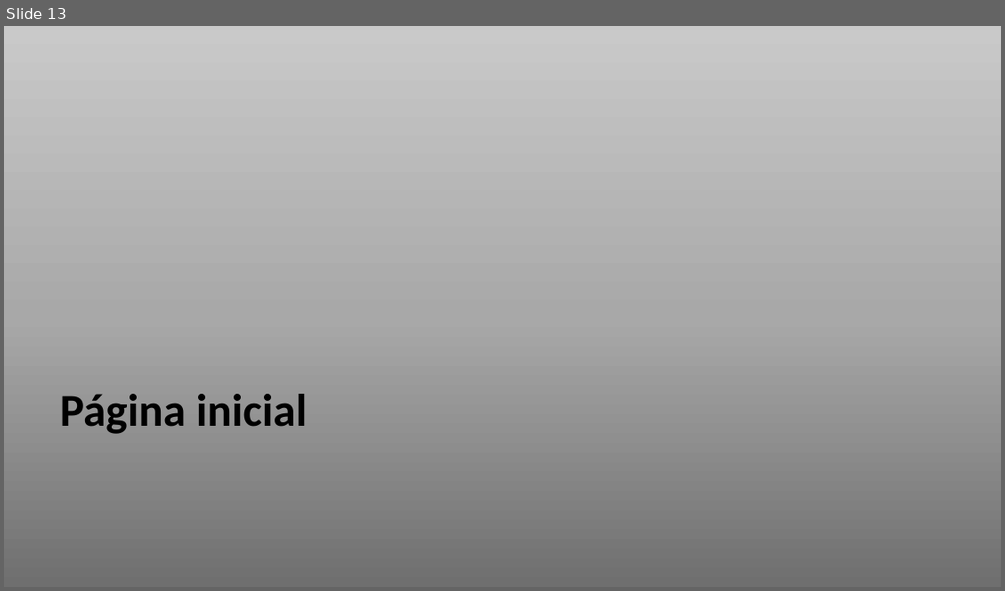
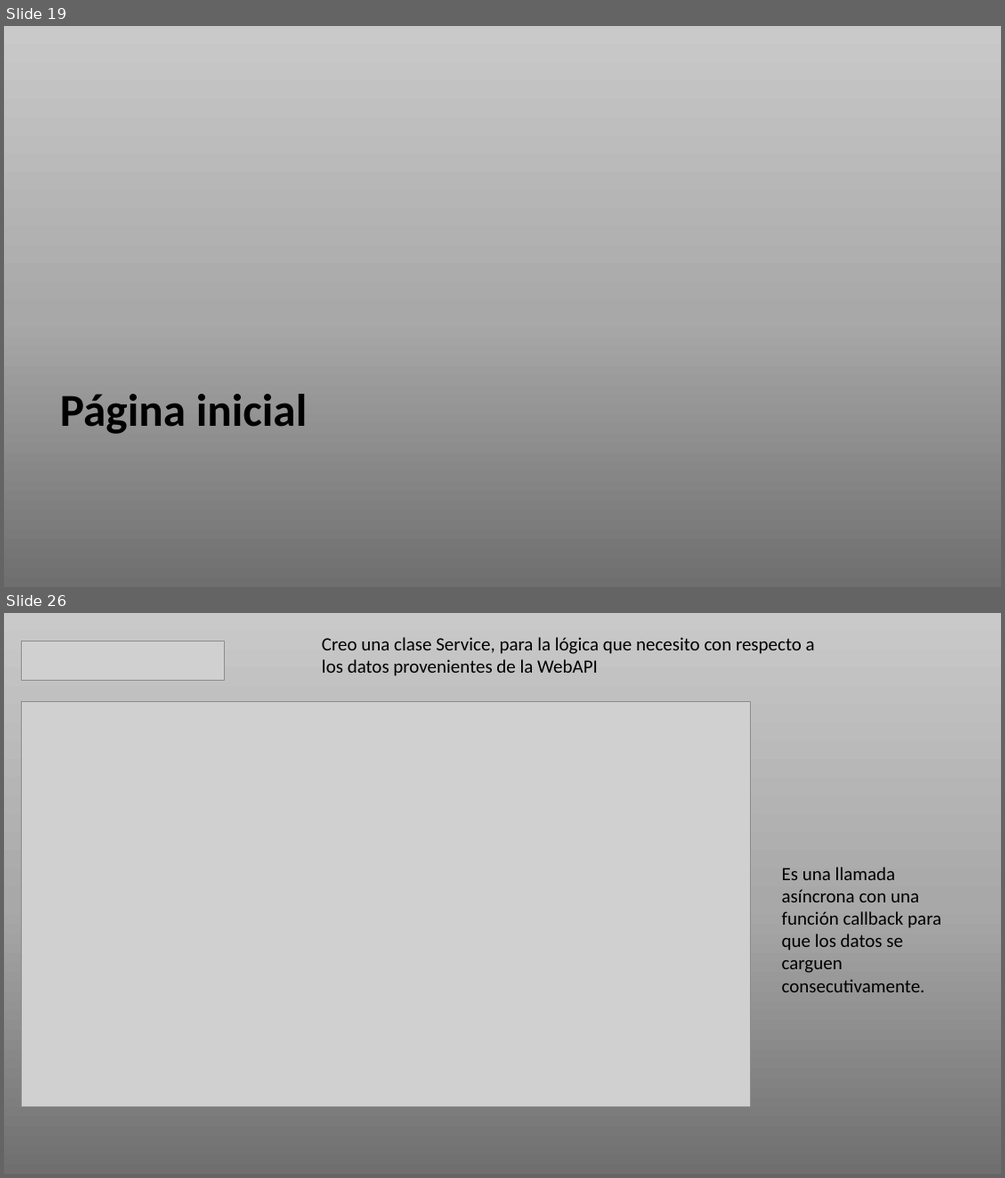
Before and after one commit to azaharafernandezguizan/AfayaBio, a slide deck: Documents/AfayaBioDocumentation.pptx. Shown one above the other, each under a label of ours: slide 13 before the commit, slides 19 and 26 after it; the slides between them are not shown. The pictures are 1005x591 and 1005x1178 pixels, drawn with LibreOffice and Linux fonts; fonts in the diff are those of the drawing; grey boxes stand for pictures. Boxes give left, top, right and bottom in pixels: in the first picture for what was removed or moved away, otherwise in the second. Text is boxed around its words. In the diff, an @@ line names an element or a change of style, - is before the commit and + after.

```diff
--- a/Documents/AfayaBioDocumentation.pptx
+++ b/Documents/AfayaBioDocumentation.pptx
@@ slide 26 added at [4,613,1001,1174], background gradient #6F6F6F to #A8A8A8 to #C9C9C9 @@
@@ text added at [322,637,815,676], 18 pt, text #000000 @@
+Creo una clase Service, para la lógica que necesito con respecto a los datos provenientes de la WebAPI
@@ picture added at [21,641,225,681] @@
@@ picture added at [21,701,751,1107] @@
@@ text added at [782,867,941,992], 18 pt, text #000000 @@
+Es una llamada asíncrona con una función callback para que los datos se carguen consecutivamente.
@@ what was slide 13 is now slide 19 @@
```
Also in this commit, not shown: 12 other slides added, 18 other files.
